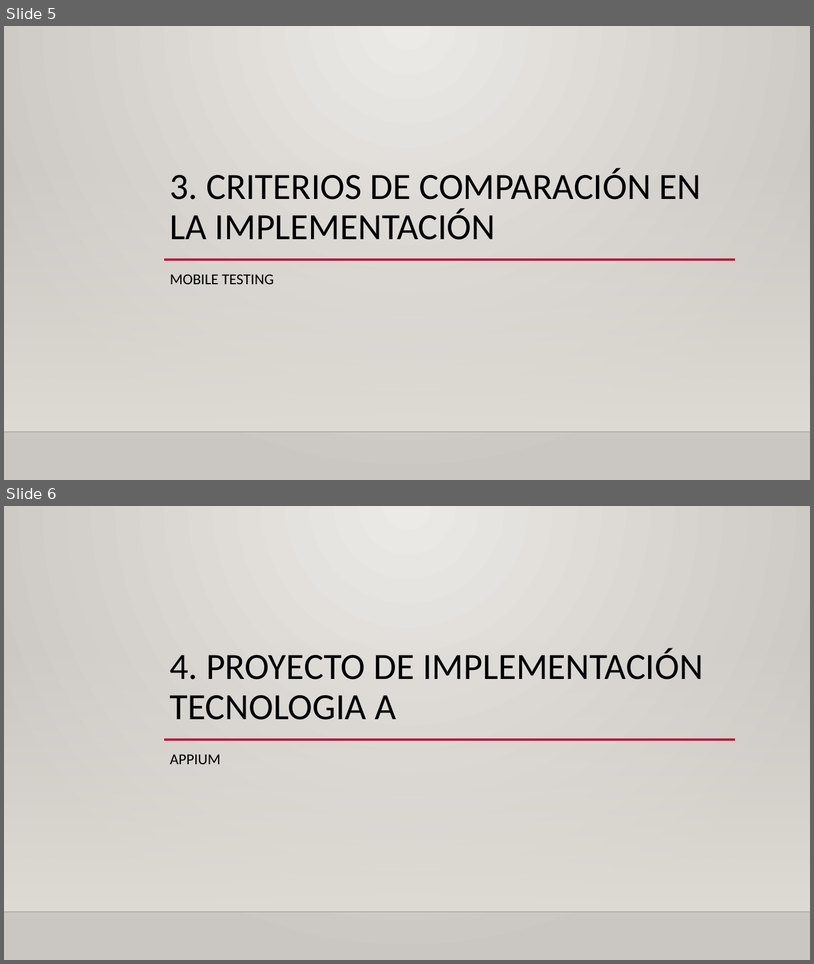
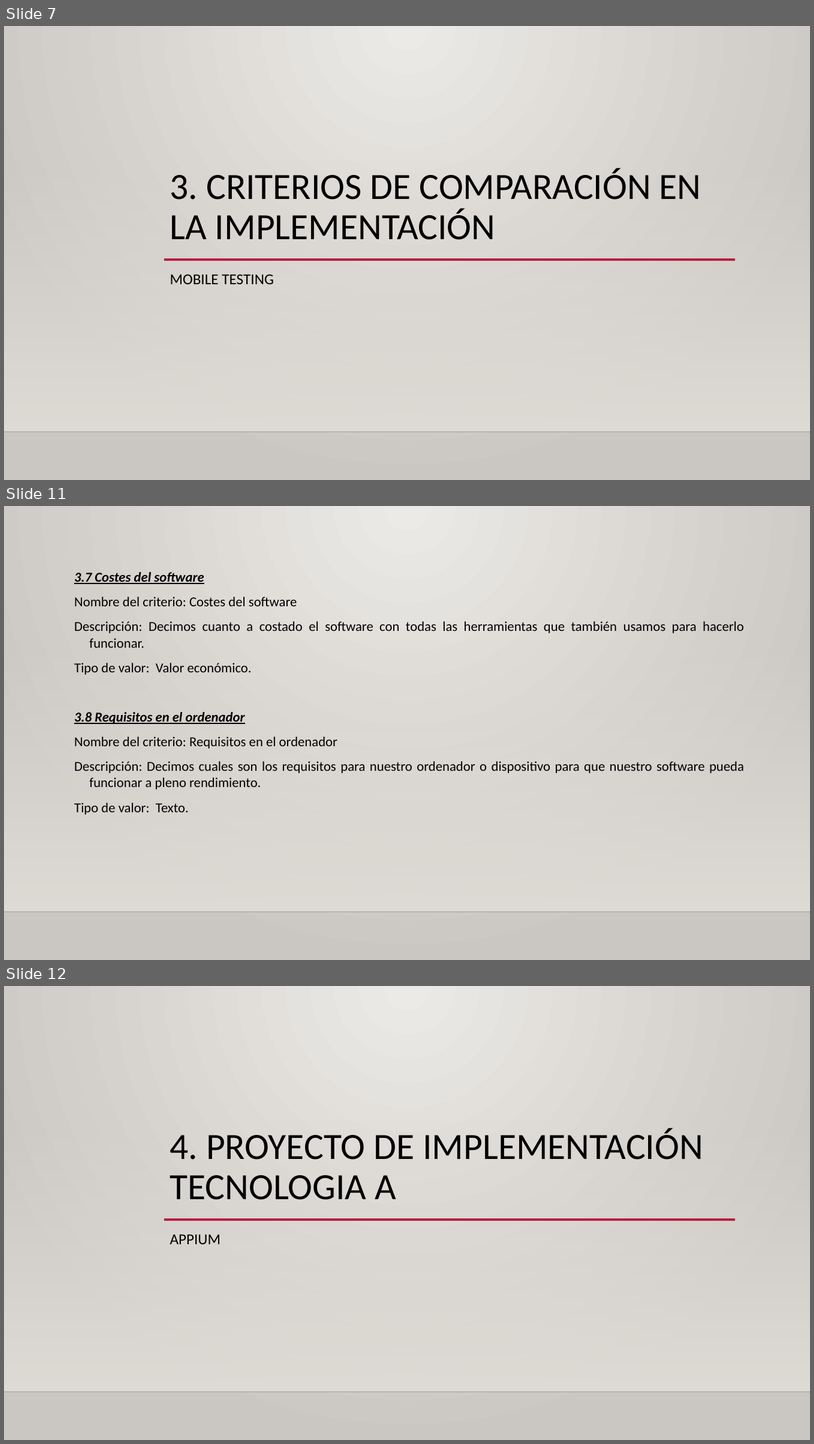
Before and after one commit to Amir95sb/TG3, a slide deck: TG3_final.pptx. Shown one above the other, each under a label of ours: slides 5 and 6 before the commit, slides 7, 11 and 12 after it; the slides between them are not shown. The pictures are 814x964 and 814x1444 pixels, drawn with LibreOffice and Linux fonts; fonts in the diff are those of the drawing; background and template pictures are left out. Boxes give left, top, right and bottom in pixels: in the first picture for what was removed or moved away, otherwise in the second. Text is boxed around its words. In the diff, an @@ line names an element or a change of style, - is before the commit and + after.

```diff
--- a/TG3_final.pptx
+++ b/TG3_final.pptx
@@ slide 11 added at <box>4,506,810,960</box>, background gradient #ECEAE7 to #CAC7C1; not listed: 2 template elements that a slide beside it also shows @@
@@ text added at <box>74,572,744,814</box>, 16.1 pt, text #000000 @@
+3.7 Costes del software
+Nombre del criterio: Costes del software
+Descripción: Decimos cuanto a costado el software con todas las herramientas que también usamos para hacerlo funcionar.
+Tipo de valor: Valor económico.
+3.8 Requisitos en el ordenador
+Nombre del criterio: Requisitos en el ordenador
+Descripción: Decimos cuales son los requisitos para nuestro ordenador o dispositivo para que nuestro software pueda funcionar a pleno rendimiento.
+Tipo de valor: Texto.
@@ what was slide 5 is now slide 7 @@
@@ what was slide 6 is now slide 12 @@
```
Also in this commit, not shown: 5 other slides added.
